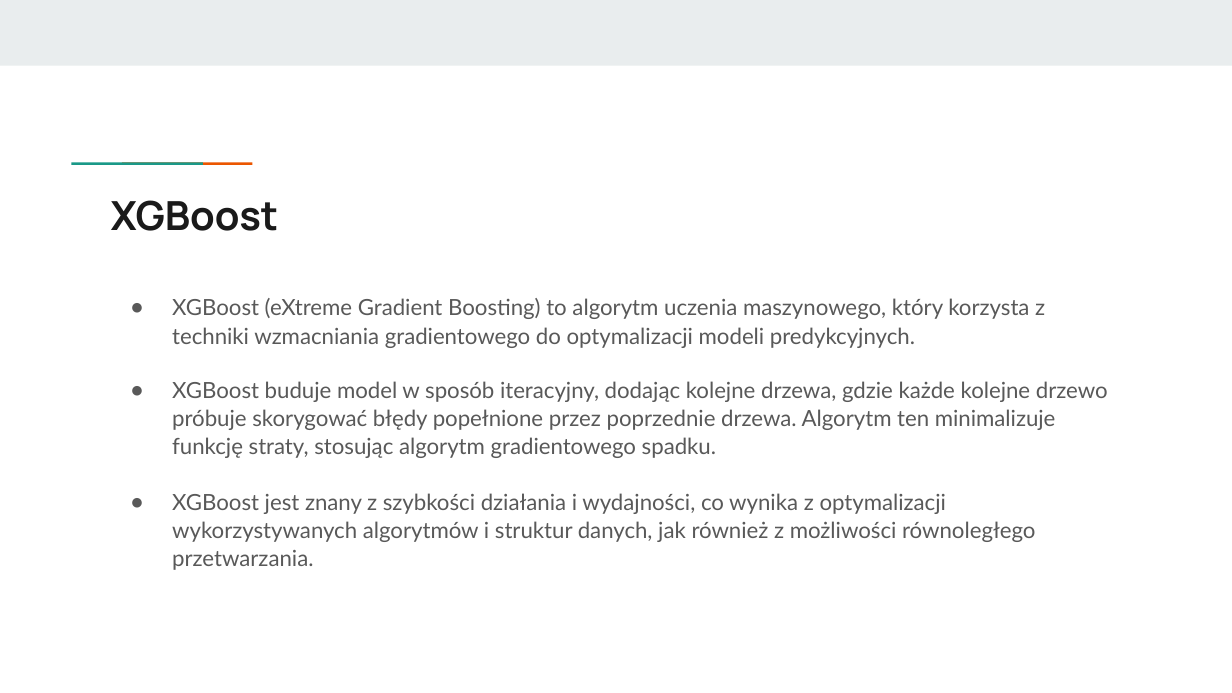
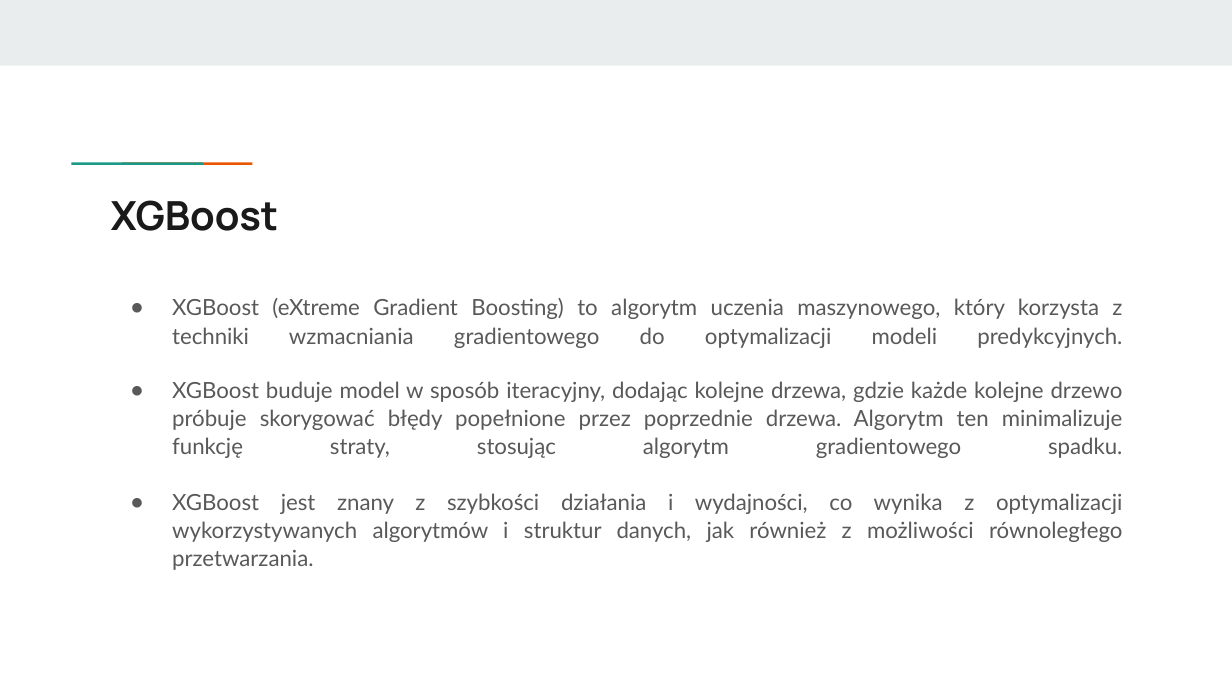
Before and after one commit to wojtek2288/interpretowalnosc, a slide deck: slide 14 of Analiza i budowa modelu predykcyjnego w oparciu o dane finansowe oraz wskaźniki finansowe.pptx. Drawn at 1232x693 pixels with LibreOffice and Linux fonts; fonts in the diff are those of the drawing. Boxes give left, top, right and bottom in pixels: in the first picture for what was removed or moved away, otherwise in the second. Text is boxed around its words. In the diff, an @@ line names an element or a change of style, - is before the commit and + after.

```diff
--- a/Analiza i budowa modelu predykcyjnego w oparciu o dane finansowe oraz wskaźniki finansowe.pptx
+++ b/Analiza i budowa modelu predykcyjnego w oparciu o dane finansowe oraz wskaźniki finansowe.pptx
@@ text "XGBoost (eXtreme Gradient Boosting) to ..." at box(172, 298, 1123, 570): alignment left to justified @@
```
Also in this commit, not shown: 9 other slides changed, 2 other files.
